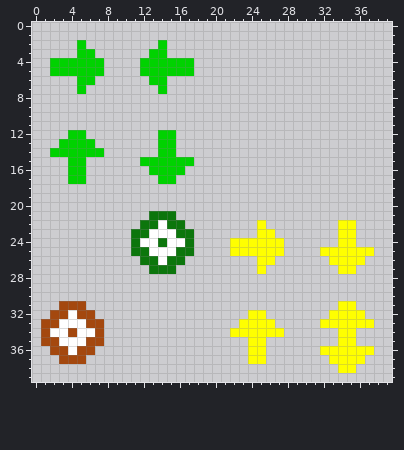
File history of a pixel-art sprite, src/main/resources/assets/data/arrows.png. Above is the file before it was changed.
The file is 40x40 pixels.
And afterwards:
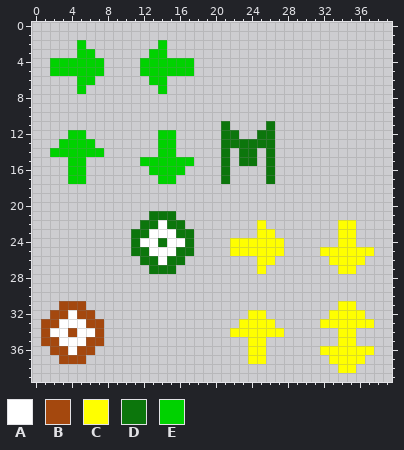
Palette (. is transparent): A #ffffff  B #a4480e  C #ffff00  D #0c760c  E #00d200
Change:
{"y":11,"x":21,"old":".","new":"D"}
{"y":11,"x":26,"old":".","new":"D"}
{"y":12,"x":21,"old":"..","new":"DD"}
{"y":12,"x":25,"old":"..","new":"DD"}
{"y":13,"x":21,"old":"......","new":"DDDDDD"}
{"y":14,"x":21,"old":".","new":"D"}
{"y":14,"x":23,"old":"..","new":"DD"}
{"y":14,"x":26,"old":".","new":"D"}
{"y":15,"x":21,"old":".","new":"D"}
{"y":15,"x":23,"old":"..","new":"DD"}
{"y":15,"x":26,"old":".","new":"D"}
{"y":16,"x":21,"old":".","new":"D"}
{"y":16,"x":26,"old":".","new":"D"}
{"y":17,"x":21,"old":".","new":"D"}
{"y":17,"x":26,"old":".","new":"D"}
